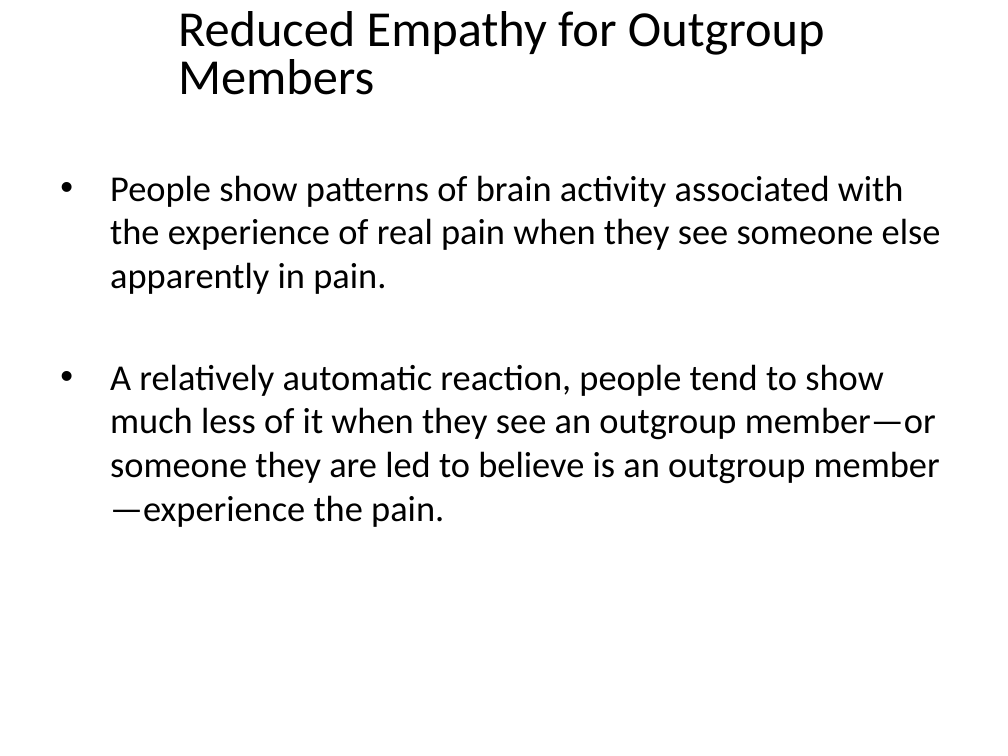
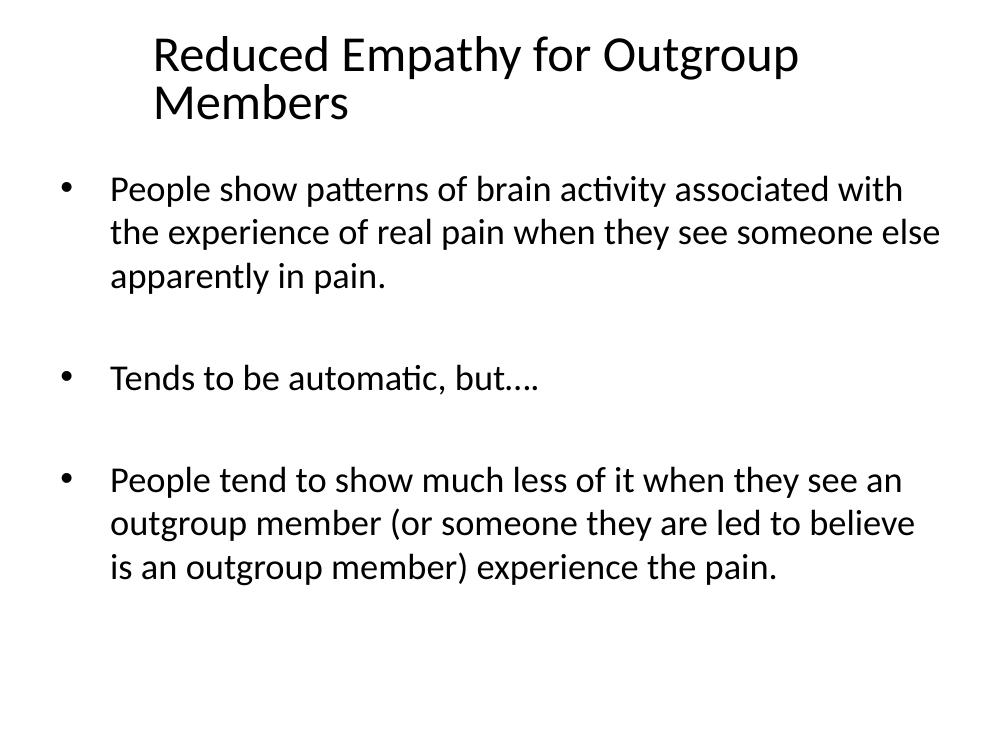
Before and after one commit to npm27/Teaching-Materials, a slide deck: slide 30 of Social Psych/Slides/6 Prejudice and Stereotypes.pptx (slide 33 before the commit). Drawn at 1008x756 pixels with LibreOffice and Linux fonts; fonts in the diff are those of the drawing. Boxes give left, top, right and bottom in pixels: in the first picture for what was removed or moved away, otherwise in the second. Text is boxed around its words. In the diff, an @@ line names an element or a change of style, - is before the commit and + after.

```diff
--- a/Social Psych/Slides/6 Prejudice and Stereotypes.pptx
+++ b/Social Psych/Slides/6 Prejudice and Stereotypes.pptx
@@ title "Reduced Empathy for Outgroup Members": place and size @@
-title "Reduced Empathy for Outgroup Members" at (178,11,825,95)
+title "Reduced Empathy for Outgroup Members" at (153,36,800,120)
@@ text at (110,364,915,586): text changed @@
-• A relatively automatic reaction, people tend to show much less of it when they see an outgroup member—or someone they are led to believe is an outgroup member—experience the pain.
+• Tends to be automatic, but….
+• People tend to show much less of it when they see an outgroup member (or someone they are led to believe is an outgroup member) experience the pain.
```
Also in this commit, not shown: 25 other slides changed, 6 slides added, 12 slides removed, 2 other files.
